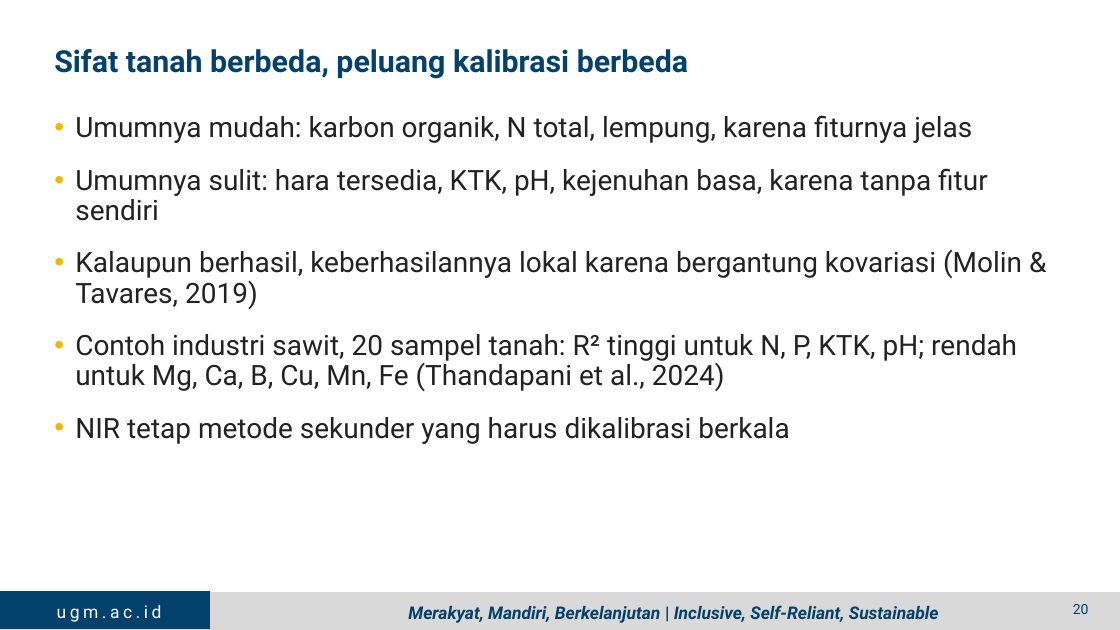
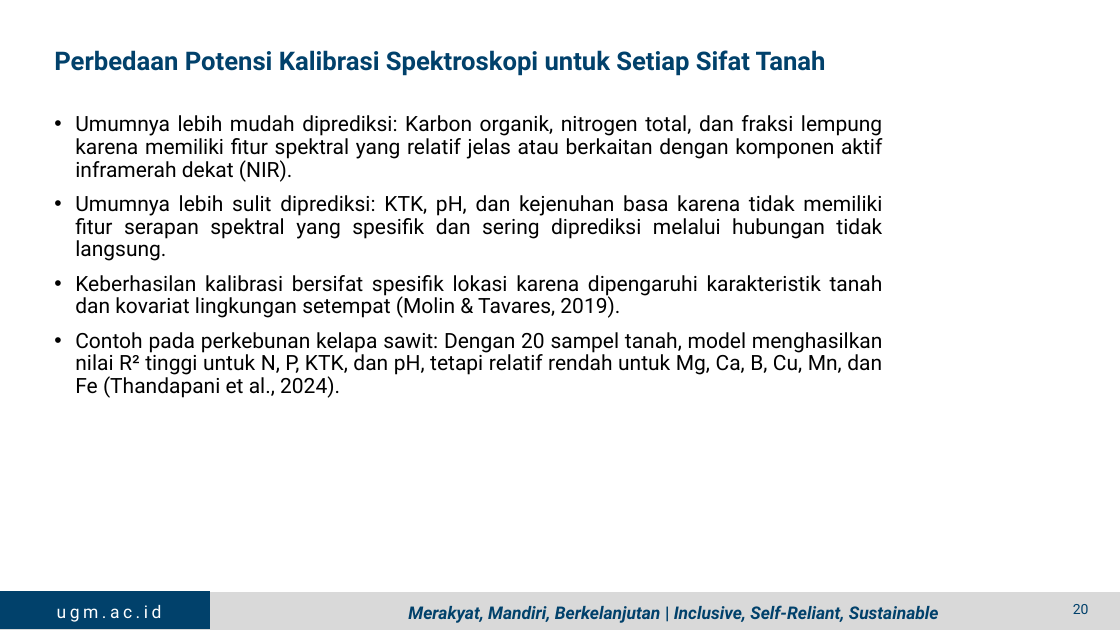
Before and after one commit to jhnhp/SMART, a slide deck: slide 16 of Output/Presentasi/PPT_4_Dr_Pandu_Proximal_Soil_Sensing.pptx (slide 20 before the commit). Drawn at 1120x630 pixels with LibreOffice and Linux fonts; fonts in the diff are those of the drawing; background and template pictures are left out. Boxes give left, top, right and bottom in pixels: in the first picture for what was removed or moved away, otherwise in the second. Text is boxed around its words. In the diff, an @@ line names an element or a change of style, - is before the commit and + after.

```diff
--- a/Output/Presentasi/PPT_4_Dr_Pandu_Proximal_Soil_Sensing.pptx
+++ b/Output/Presentasi/PPT_4_Dr_Pandu_Proximal_Soil_Sensing.pptx
@@ title at (54, 50, 826, 76): text changed; size 26 to 22 pt @@
-Sifat tanah berbeda, peluang kalibrasi berbeda
+Perbedaan Potensi Kalibrasi Spektroskopi untuk Setiap Sifat Tanah
@@ text at (75, 115, 883, 398): text changed; size 24 to 18 pt; text colour #222222 to #000000 @@
-• Umumnya mudah: karbon organik, N total, lempung, karena fiturnya jelas
-• Umumnya sulit: hara tersedia, KTK, pH, kejenuhan basa, karena tanpa fitur sendiri
-• Kalaupun berhasil, keberhasilannya lokal karena bergantung kovariasi (Molin & Tavares, 2019)
-• Contoh industri sawit, 20 sampel tanah: R² tinggi untuk N, P, KTK, pH; rendah untuk Mg, Ca, B, Cu, Mn, Fe (Thandapani et al., 2024)
-• NIR tetap metode sekunder yang harus dikalibrasi berkala
+• Umumnya lebih mudah diprediksi: Karbon organik, nitrogen total, dan fraksi lempung karena memiliki fitur spektral yang relatif jelas atau berkaitan dengan komponen aktif inframerah dekat (NIR).
+• Umumnya lebih sulit diprediksi: KTK, pH, dan kejenuhan basa karena tidak memiliki fitur serapan spektral yang spesifik dan sering diprediksi melalui hubungan tidak langsung.
+• Keberhasilan kalibrasi bersifat spesifik lokasi karena dipengaruhi karakteristik tanah dan kovariat lingkungan setempat (Molin & Tavares, 2019).
+• Contoh pada perkebunan kelapa sawit: Dengan 20 sampel tanah, model menghasilkan nilai R² tinggi untuk N, P, KTK, dan pH, tetapi relatif rendah untuk Mg, Ca, B, Cu, Mn, dan Fe (Thandapani et al., 2024).
```
Also in this commit, not shown: 14 other slides changed, 6 slides removed, 12 other files.
